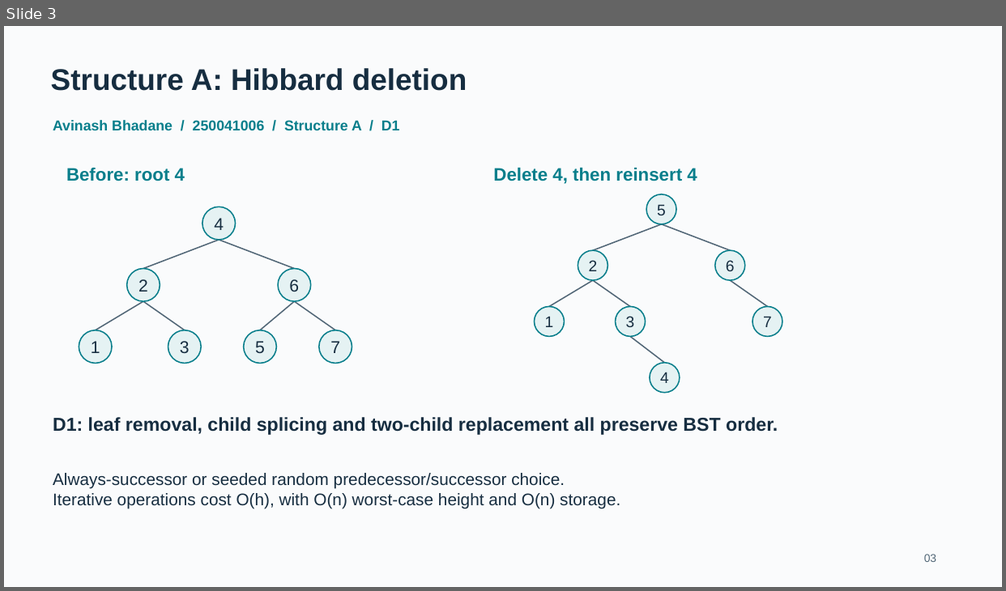
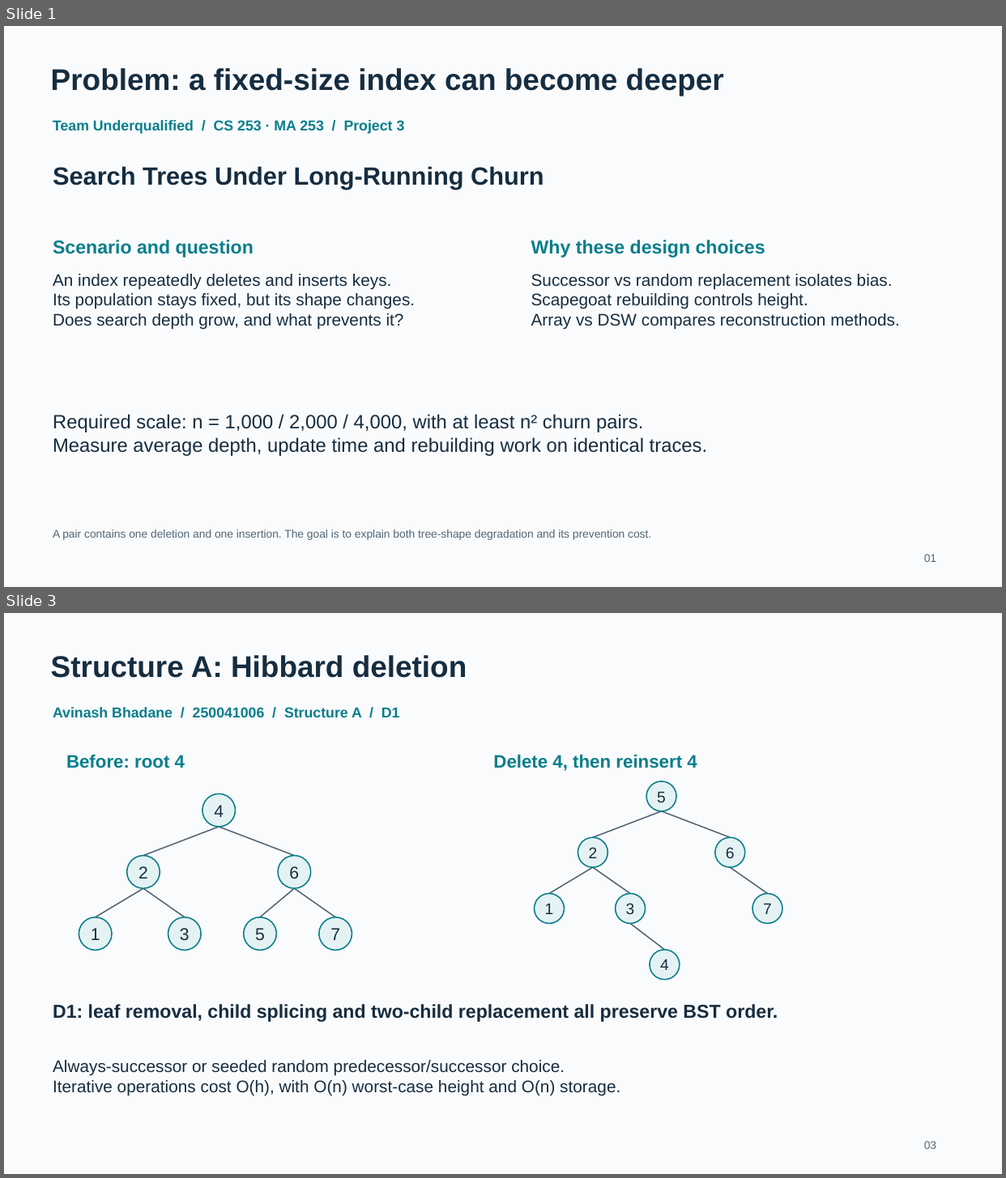
Before and after one commit to MayankMoyal/DSA-Project, a slide deck: docs/slides/slides.pptx. Shown one above the other, each under a label of ours: slide 3 before the commit, slides 1 and 3 after it; the slides between them are not shown. The pictures are 1006x591 and 1006x1178 pixels, drawn with LibreOffice and Linux fonts; fonts in the diff are those of the drawing. Boxes give left, top, right and bottom in pixels: in the first picture for what was removed or moved away, otherwise in the second. Text is boxed around its words. In the diff, an @@ line names an element or a change of style, - is before the commit and + after.

```diff
--- a/docs/slides/slides.pptx
+++ b/docs/slides/slides.pptx
@@ slide 1 added at (4, 26, 1002, 587), background #FAFBFC @@
@@ text added at (51, 68, 724, 96), 36 pt, text #162D40, bold @@
+Problem: a fixed-size index can become deeper
@@ text added at (53, 120, 405, 134), 17.2 pt, text #087E8B, bold @@
+Team Underqualified / CS 253 · MA 253 / Project 3
@@ text added at (53, 166, 544, 189), 30 pt, text #162D40, bold @@
+Search Trees Under Long-Running Churn
@@ text added at (53, 240, 253, 258), 22.5 pt, text #087E8B, bold @@
+Scenario and question
@@ text added at (531, 240, 765, 258), 22.5 pt, text #087E8B, bold @@
+Why these design choices
@@ text added at (53, 274, 415, 330), 20.2 pt, text #162D40 @@
+An index repeatedly deletes and inserts keys.
+Its population stays fixed, but its shape changes.
+Does search depth grow, and what prevents it?
@@ text added at (531, 274, 900, 330), 20.2 pt, text #162D40 @@
+Successor vs random replacement isolates bias.
+Scapegoat rebuilding controls height.
+Array vs DSW compares reconstruction methods.
@@ text added at (53, 414, 708, 456), 23.2 pt, text #162D40 @@
+Required scale: n = 1,000 / 2,000 / 4,000, with at least n² churn pairs.
+Measure average depth, update time and rebuilding work on identical traces.
@@ text added at (53, 530, 651, 540), 13.5 pt, text #526777 @@
+A pair contains one deletion and one insertion. The goal is to explain both tree-shape degradation and its prevention cost.
@@ text added at (924, 554, 936, 562), 13.5 pt, text #526777 @@
+01
```
Also in this commit, not shown: 6 slides changed, 1 other slide added, 2 slides removed, 4 other files.
